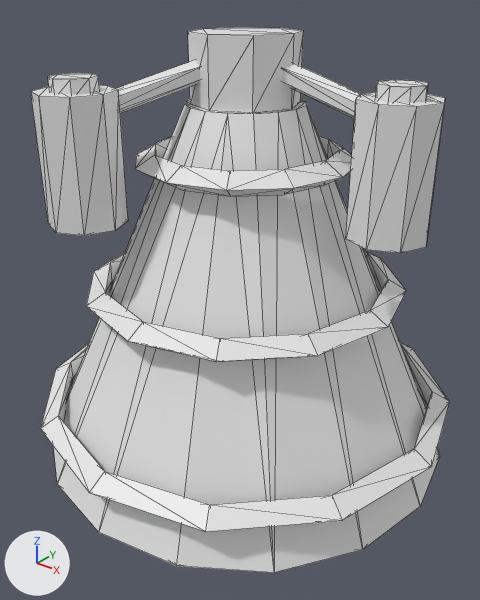
A saved change to the glTF model models/orbital_star_lifter.glb.
One viewpoint serves both versions: a 50 mm lens placed at (0.153, -0.194, 0.099), pointed at (0.003, -0.008, -0.017). The axes (+X, +Y, +Z) are drawn at lower left. The lights are the same throughout. The older version comes first. Mesh edges are drawn as thin lines. Vertices at exactly the same position are counted once.

Names of what the first picture shows: 'StarLifter'.
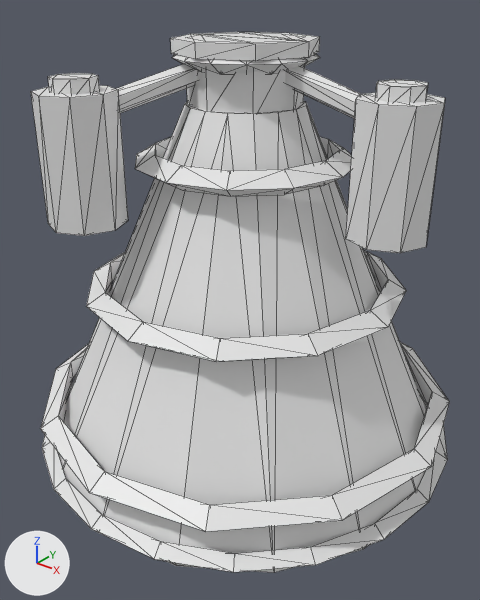
Where the change shows, as pixel boxes [x1, y1, x2, y2] in the pictures (480 x 600 px; the box of a moved part takes in the faces that stretch with it):
```json
{"object": "StarLifter", "change": "reshaped", "before": [31, 27, 449, 573], "after": [31, 32, 449, 573]}
{"part": 1, "of": "me_cone", "change": "moved or reshaped", "before": [188, 27, 303, 113], "after": [187, 33, 305, 114]}
{"part": 2, "of": "me_cone", "change": "added", "after": [170, 32, 320, 61]}
{"part": 3, "of": "me_cone", "change": "added", "after": [42, 381, 448, 572]}
{"part": 4, "of": "me_cone", "change": "added", "after": [172, 54, 320, 74]}
```

The change, as JSON lines over the scene's bpy script:
```json
{"block": "me_cone", "where": "# used by ob_starlifter; location = (0.0, 0.0, 0.0)"}
{"op": "remove", "block": "me_cone", "code": "me_cone.from_pydata(...)  # 288 vertices, 532 faces; spans x -0.087..0.087, y -0.087..0.087, z -0.082..0.082"}
{"op": "add", "block": "me_cone", "code": "me_cone.from_pydata(...)  # 406 vertices, 764 faces; spans x -0.088..0.088, y -0.088..0.088, z -0.082..0.08"}
{"block": "me_cone", "change": "me_cone part 1: the loose piece of 16 vertices spanning x -0.02..0.02, y -0.02..0.02, z 0.058..0.082 is moved by (0.0, 0.0, -0.002)"}
{"block": "me_cone", "change": "me_cone part 2: a new loose piece, an 8-sided cylinder along z spanning x -0.026..0.026, y -0.026..0.026, z 0.075..0.08"}
{"block": "me_cone", "change": "me_cone part 3: a new loose piece of 60 vertices spanning x -0.088..0.088, y -0.088..0.088, z -0.081..-0.075"}
{"block": "me_cone", "change": "me_cone part 4: a new loose piece of 42 vertices spanning x -0.026..0.026, y -0.025..0.025, z 0.07..0.078"}
```
